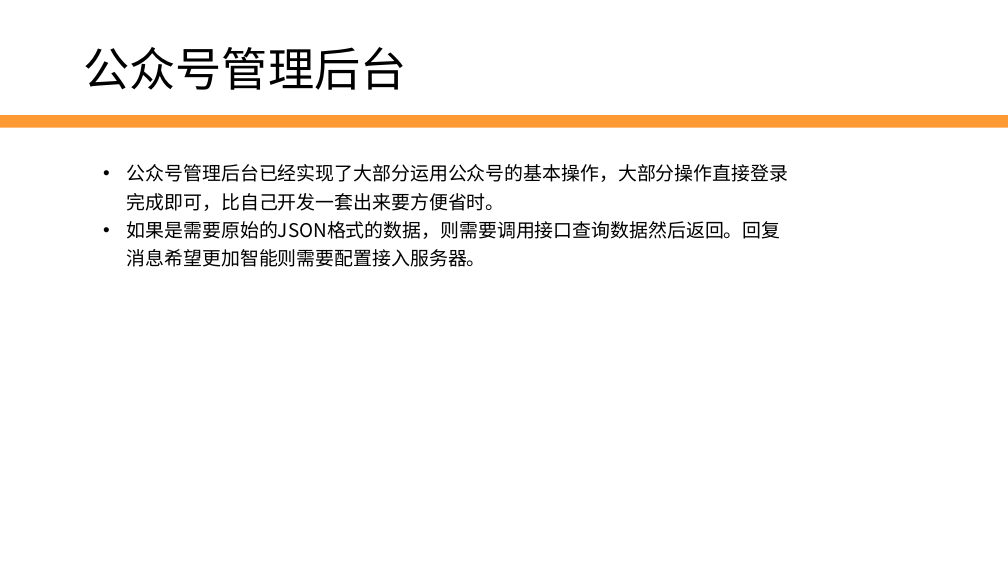
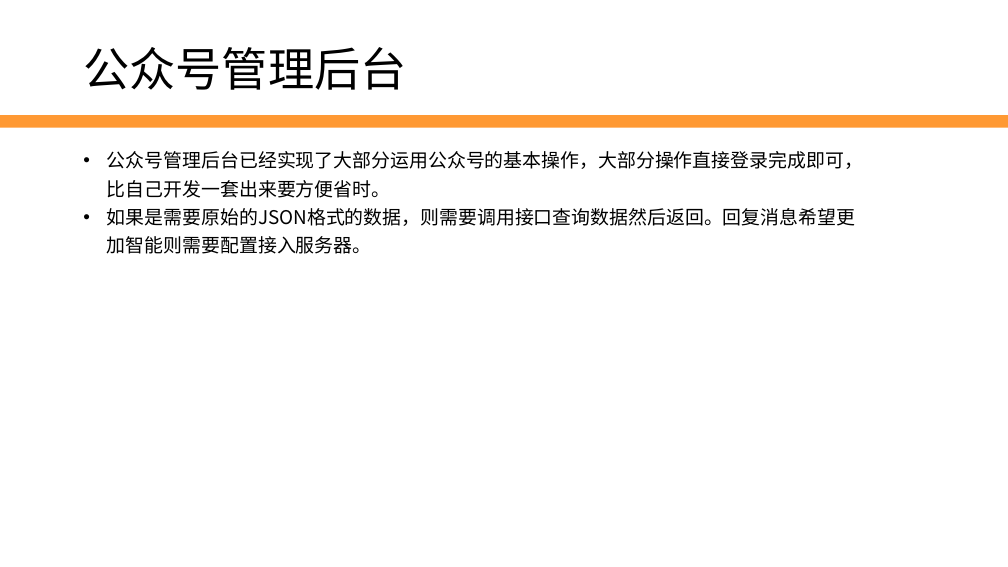
Before and after one commit to edu2act/2017-2018_1st_Wechat_Web_Programming, a slide deck: slide 16 of 课程ppt/第12讲 复习总结.pptx (slide 14 before the commit). Drawn at 1008x567 pixels with LibreOffice and Linux fonts; fonts in the diff are those of the drawing; background and template pictures are left out. Boxes give left, top, right and bottom in pixels: in the first picture for what was removed or moved away, otherwise in the second. Text is boxed around its words. In the diff, an @@ line names an element or a change of style, - is before the commit and + after.

```diff
--- a/课程ppt/第12讲 复习总结.pptx
+++ b/课程ppt/第12讲 复习总结.pptx
@@ text "公众号管理后台已经实现了大部分运用公众号的基本操作，大部分操作直接登录完成即可，比自己开发一套出来要方便省时。" rewrapped from <box>127,164,788,267</box> to <box>107,151,863,254</box> @@
```
Also in this commit, not shown: 4 other slides changed, 3 slides added, 2 slides removed, 2 other files.
